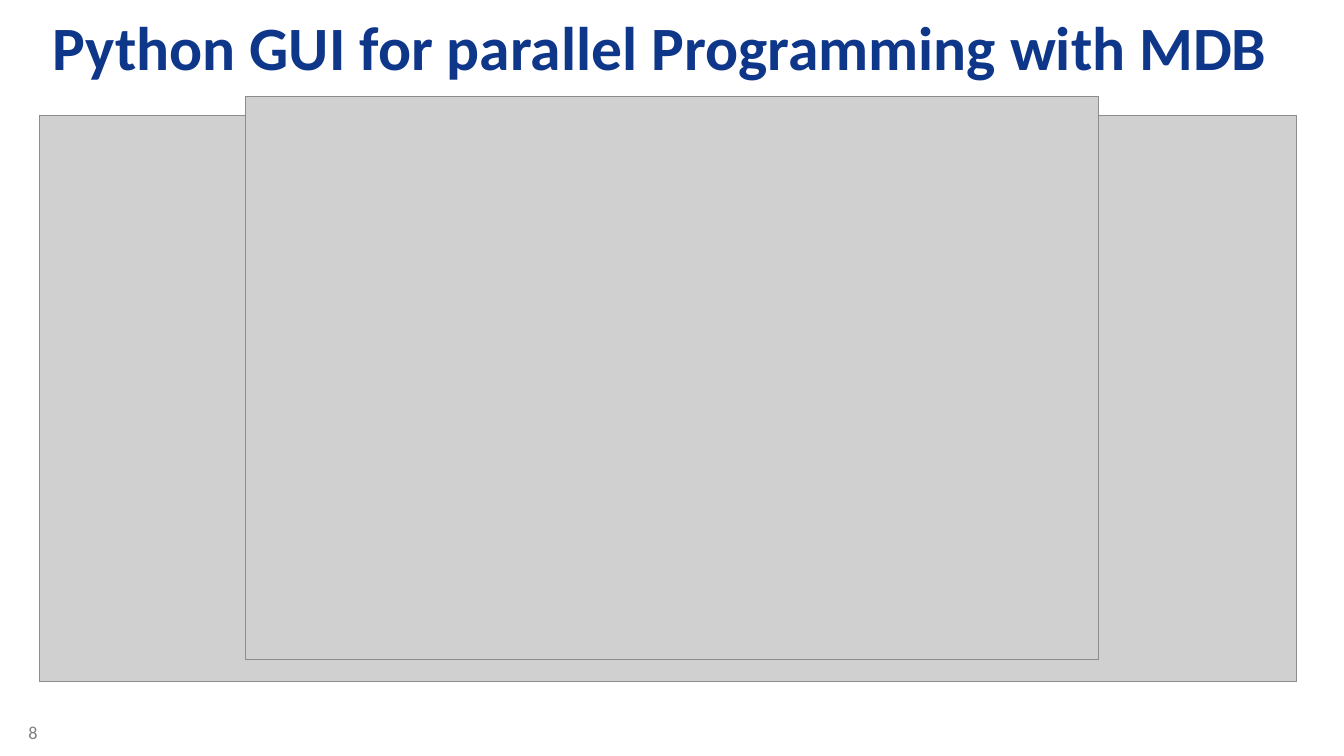
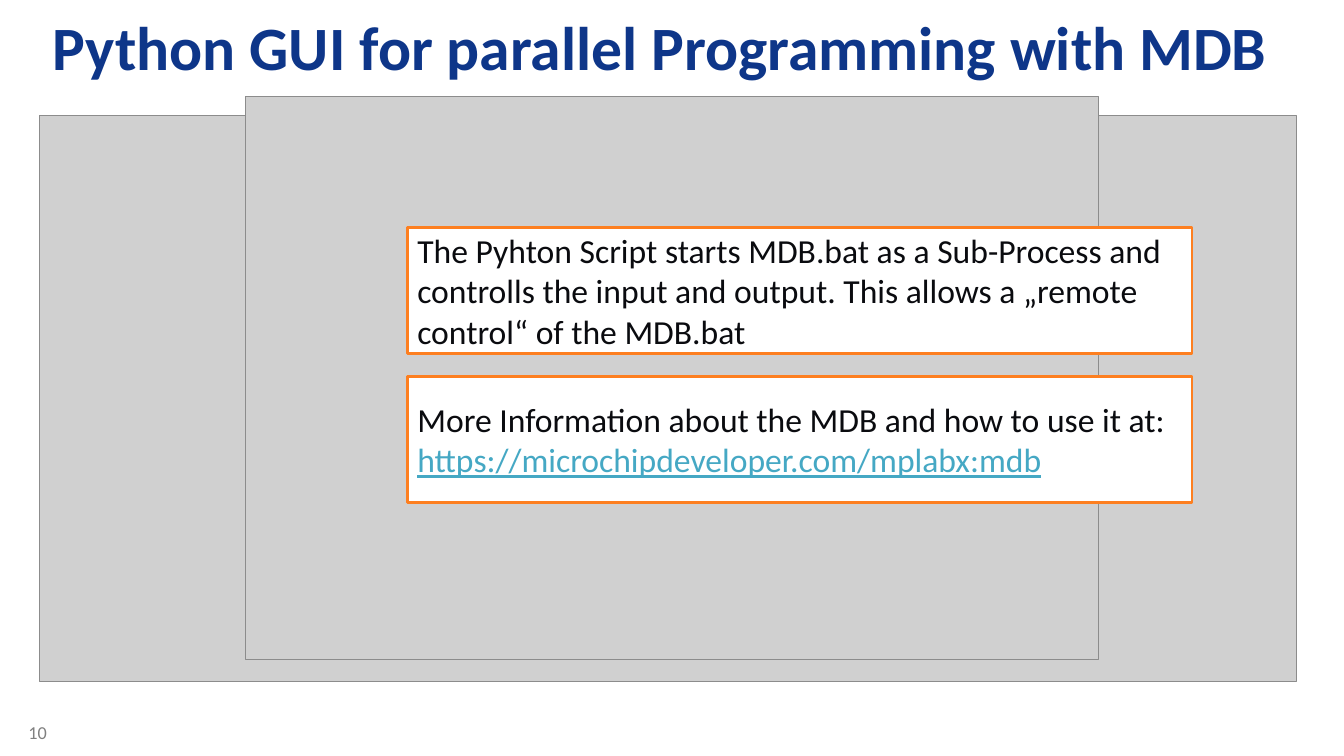
Before and after one commit to zabooh/T1S_Autoconf, a slide deck: slide 10 of T1S Autoconfig - Tooling.pptx (slide 8 before the commit). Drawn at 1344x756 pixels with LibreOffice and Linux fonts; fonts in the diff are those of the drawing; grey boxes stand for pictures; background and template pictures are left out. Boxes give left, top, right and bottom in pixels: in the first picture for what was removed or moved away, otherwise in the second. Text is boxed around its words. In the diff, an @@ line names an element or a change of style, - is before the commit and + after.

```diff
--- a/T1S Autoconfig - Tooling.pptx
+++ b/T1S Autoconfig - Tooling.pptx
@@ rectangle added at [407, 228, 1192, 354], fill #FFFFFF, outline #FD7F20 2 pt, 24 pt, text #0A0B0F @@
+The Pyhton Script starts MDB.bat as a Sub-Process and controlls the input and output. This allows a „remote control“ of the MDB.bat
@@ rectangle added at [407, 377, 1192, 503], fill #FFFFFF, outline #FD7F20 2 pt, 24 pt, text #0A0B0F @@
+More Information about the MDB and how to use it at: https://microchipdeveloper.com/mplabx:mdb
@@ page number at [28, 727, 46, 739]: text changed @@
-8
+10
```
Also in this commit, not shown: 8 other slides changed, 2 slides added.
